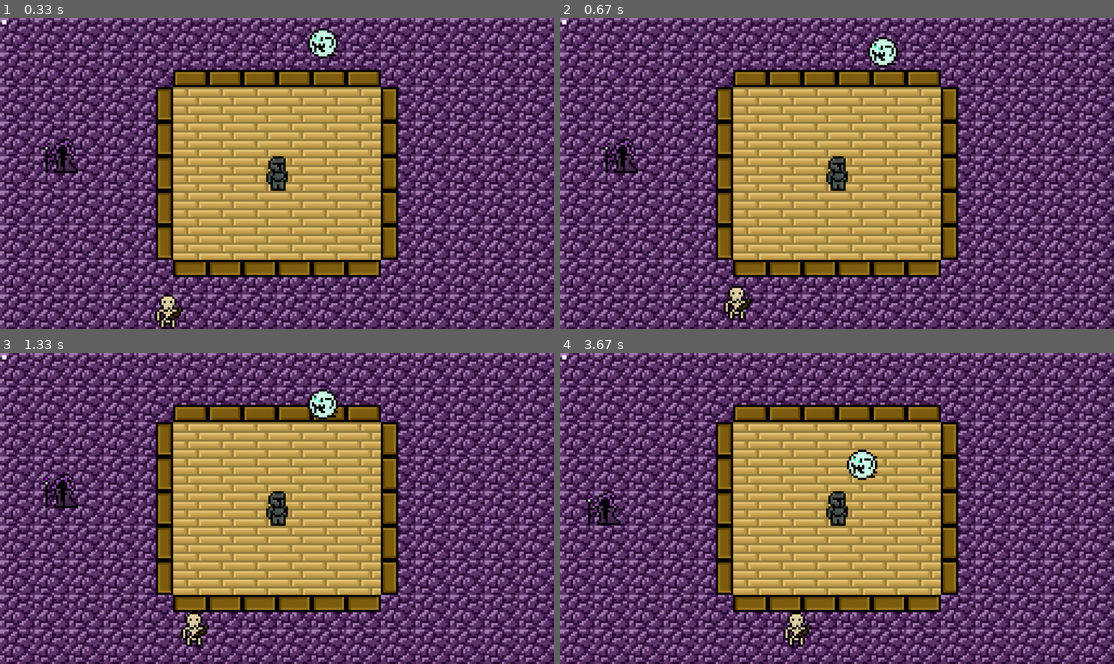
Above: before the commit, frames 1-4 (two rows, left to right).
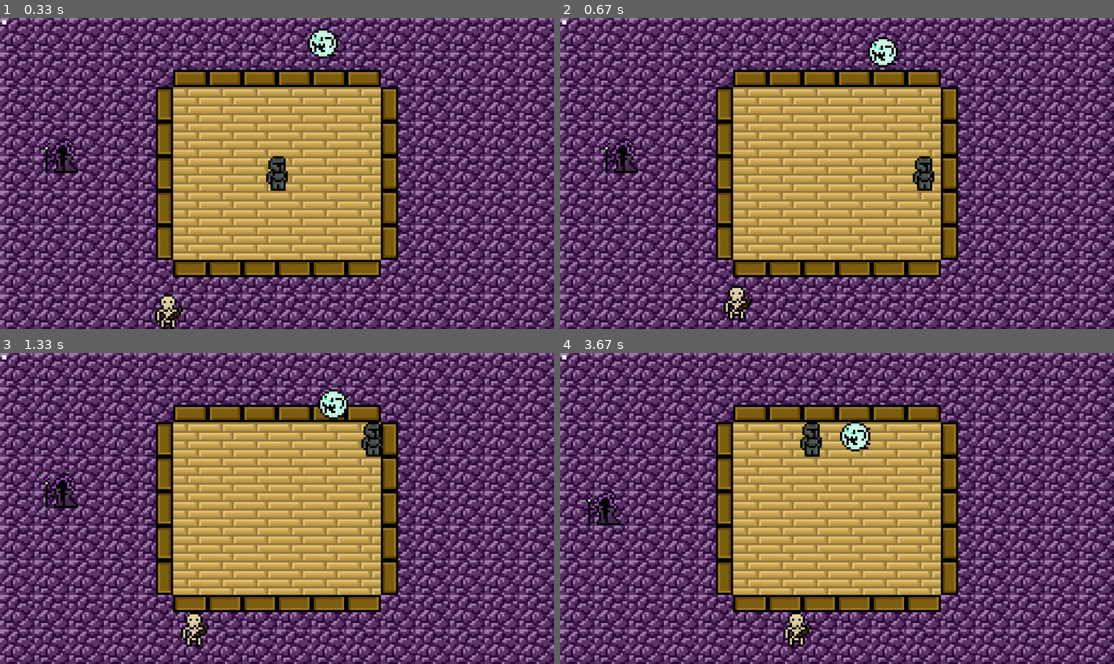
Above: after the commit, the same moments.

Repository: nicolassaez2004/DpProjetos.PyGame
Game: pygame game, started from main.py
Two runs of this game, one before a commit and one after it. Both use one fixed random seed, a clock stepped at 60 frames per second and the inputs below.
Inputs:
- Up to frame 1 (0.33 s): no input
- Up to frame 2 (0.67 s): hold D from 0.33 s (still down)
- Up to frame 3 (1.33 s): release D at 0.8 s; hold W 0.83-1.13 s; hold D from 1.17 s (still down)
- Up to frame 4 (3.67 s): release D at 1.63 s; hold A 1.67-2.2 s; hold S 2.23-2.53 s; hold A 2.57-2.97 s; hold W 3-3.37 s; hold D from 3.4 s (still down)

Frame 1 is identical in both runs. In frame 2, 0.7% of the frame differs, in the area x 48-68%, y 44-56%; in frame 3, 1.2%; in frame 4, 1.6%, in the area x 43-58%, y 22-56%.

Commit message:
#correção de bug

Diff:
--- a/main.py
+++ b/main.py
@@ -323,6 +323,7 @@
                 if event.type == pygame.QUIT:
                     self.rodando = False
 
+            self.player.movimentacao()
             self.desenhar()
             self.colisoes()
             self.relogio.tick(FPS)
